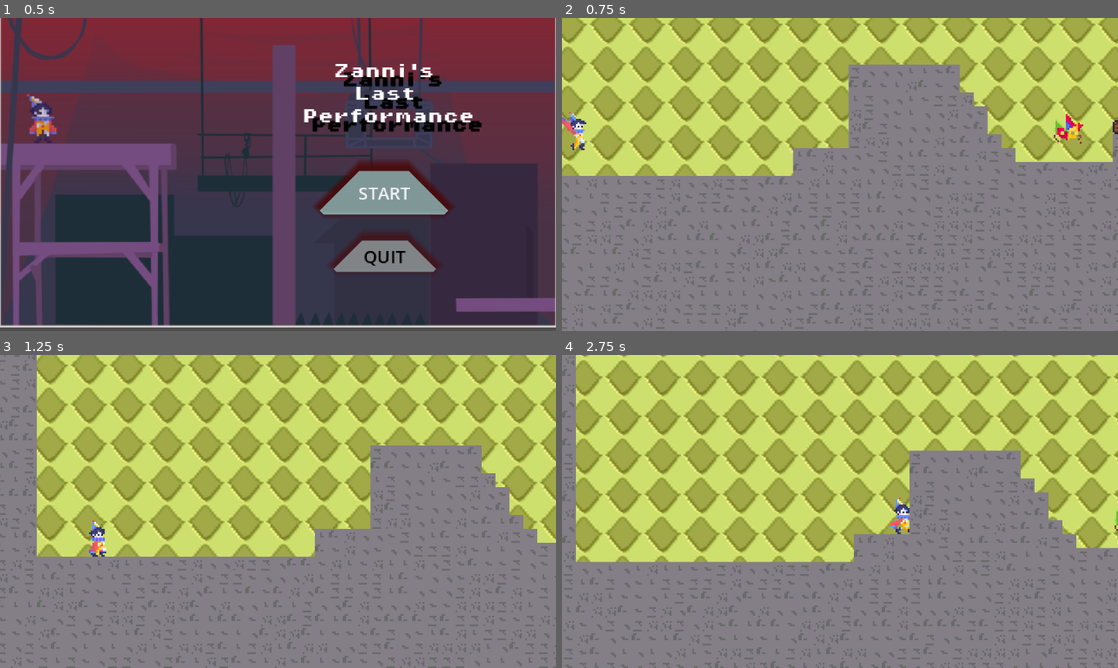
Above: before the commit, frames 1-4 (two rows, left to right).
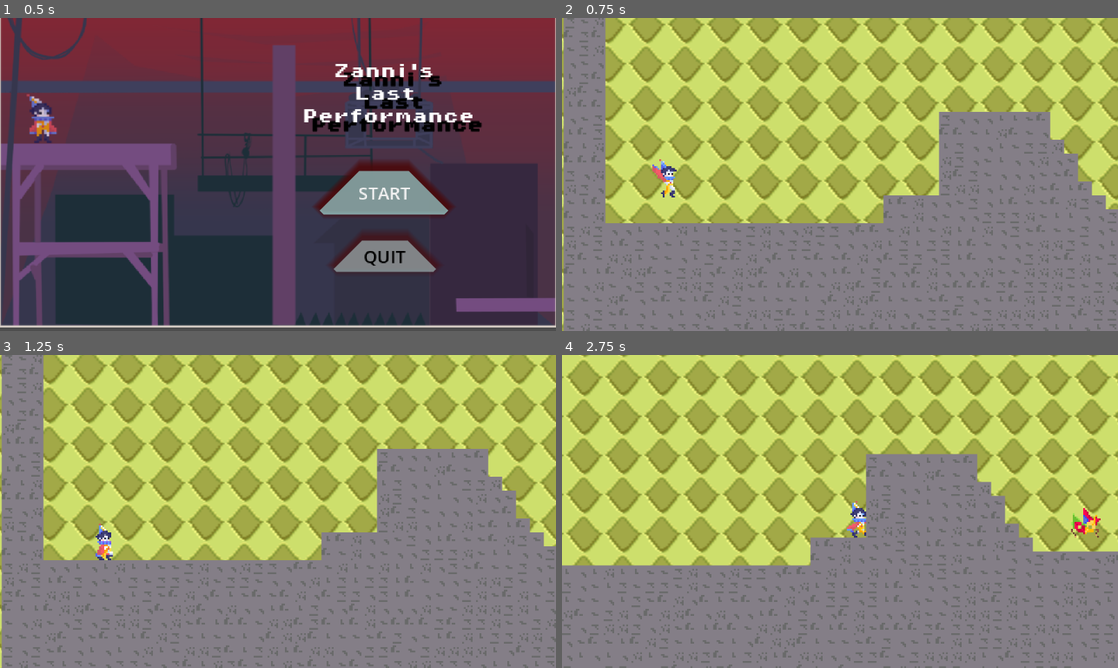
Above: after the commit, the same moments.

Repository: MicroFrogStudios/GGJ2026
Game: Godot game, scene res://scenes/empty_scene.tscn
Same seed, same stepped clock (60 frames per second), same inputs: the game is played once before the commit and once after it.
Inputs:
- Up to frame 1 (0.5 s): no input
- Up to frame 2 (0.75 s): click "START" at 0.5 s
- Up to frame 3 (1.25 s): no input
- Up to frame 4 (2.75 s): hold 1 (gotomask1) 1.28-2.03 s; hold D (move_right) from 1.28 s (still down); tap Space (jump) at 1.52, 2.27 s; tap 2 (gotomask2) at 2.1 s

Frame 1 is identical in both runs. In frame 2, 30% of the frame differs, in the area x 0-100%, y 0-100%; in frame 3, 11%; in frame 4, 15%.

Commit message:
Correctly fix camera movement

Diff:
--- a/scenes/levels/LevelBoilerplate.tscn
+++ b/scenes/levels/LevelBoilerplate.tscn
@@ -208,15 +208,13 @@
 limit_left = -284
 limit_bottom = 0
 limit_smoothed = true
-position_smoothing_enabled = true
-drag_horizontal_enabled = true
-drag_vertical_enabled = true
 drag_left_margin = 0.1
 drag_top_margin = 0.1
 drag_right_margin = 0.1
 drag_bottom_margin = 0.1
 editor_draw_limits = true
 following = NodePath("../PlayerCharacter")
+follow_speed = 10
 
 [node name="Background" type="ColorRect" parent="CameraFollow" unique_id=1804315535]
 z_index = -5
--- a/scripts/camera_follow.gd
+++ b/scripts/camera_follow.gd
@@ -2,8 +2,9 @@
 
 
 @export var following :Node2D
+@export var follow_speed := 5
 
 
-func _process(_delta: float) -> void:
+func _physics_process(delta: float) -> void:
 	if following.position.y < 100:
-		position = following.position
+		position = position.lerp(following.position, follow_speed*delta).round()
